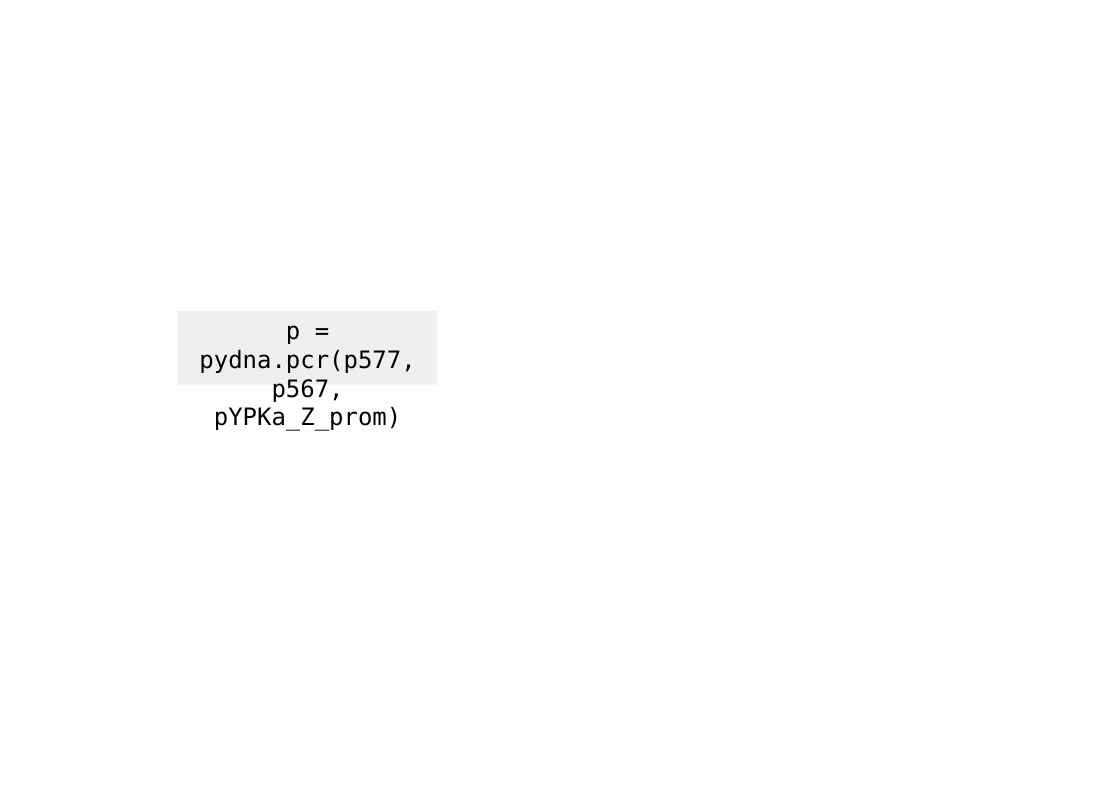
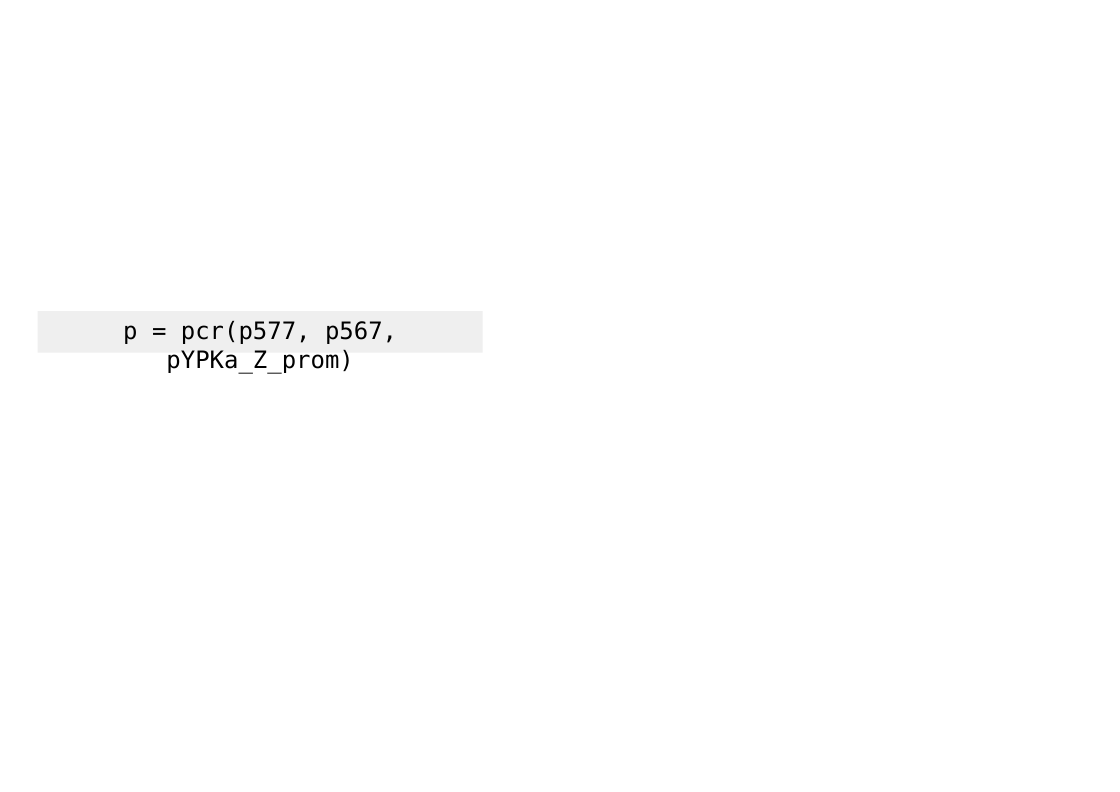
Before and after one commit to BjornFJohansson/pydna-examples, a slide deck: slide 10 of strawberry aat/saat_cloning2.odp (slide 11 before the commit). Drawn at 1120x792 pixels with LibreOffice and Linux fonts; fonts in the diff are those of the drawing; background and template pictures are left out. Boxes give left, top, right and bottom in pixels: in the first picture for what was removed or moved away, otherwise in the second. Text is boxed around its words. In the diff, an @@ line names an element or a change of style, - is before the commit and + after.

```diff
--- a/strawberry aat/saat_cloning2.odp
+++ b/strawberry aat/saat_cloning2.odp
@@ rectangle "p = pcr(p577, p567, pYPKa_Z_prom)" resized from (x1=178, y1=311, x2=438, y2=385) to (x1=37, y1=311, x2=483, y2=353) @@
@@ text in rectangle at (x1=123, y1=320, x2=397, y2=374): text changed @@
-p = pydna.pcr(p577, p567, pYPKa_Z_prom)
+p = pcr(p577, p567, pYPKa_Z_prom)
```
Also in this commit, not shown: 9 other slides changed, 1 slide removed, 5 other files.
